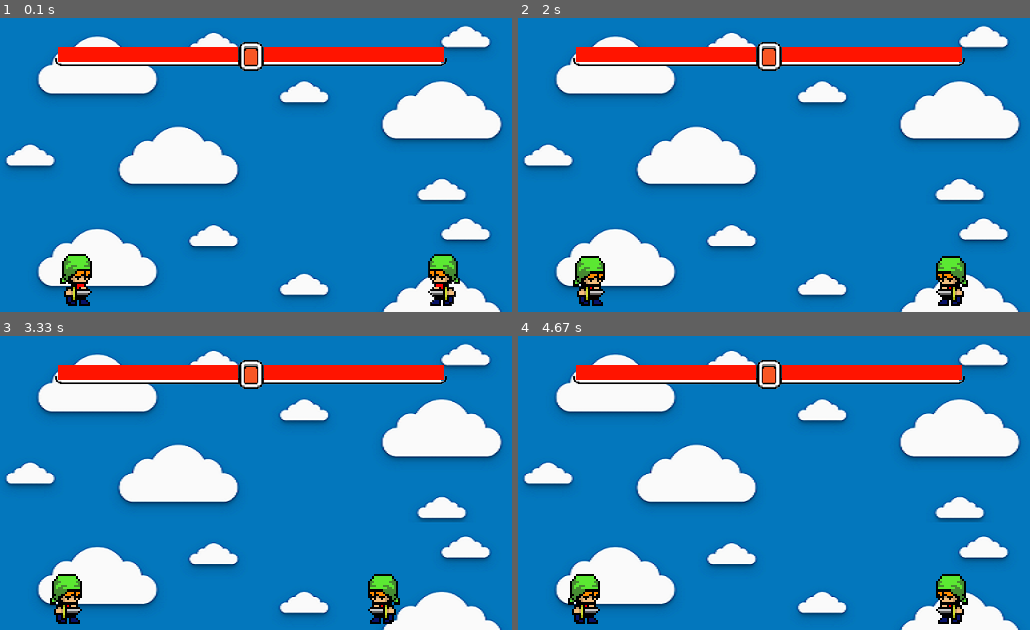
Above: before the commit, frames 1-4 (two rows, left to right).
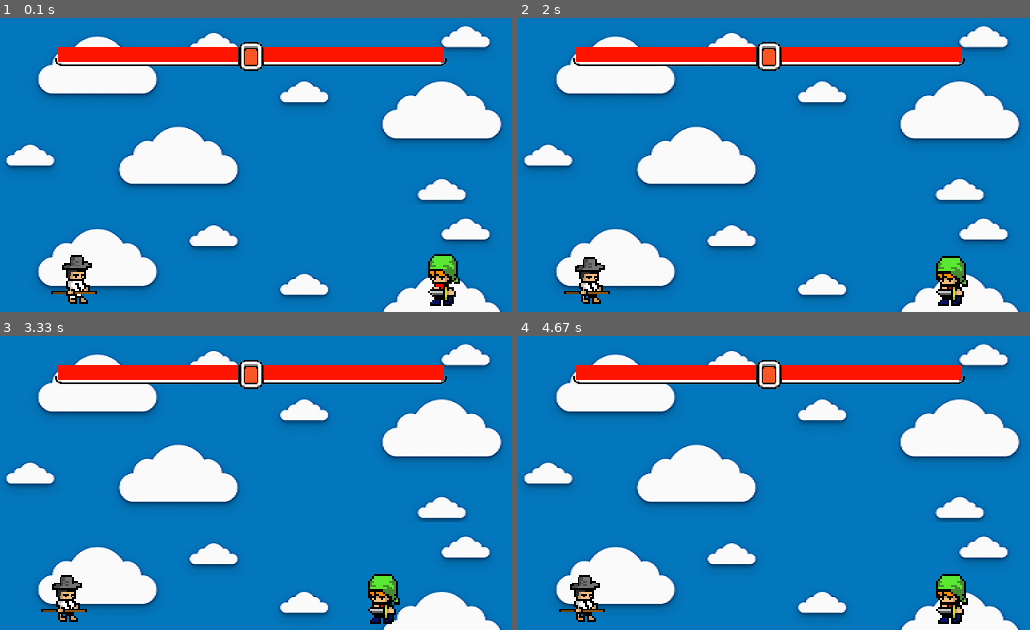
Above: after the commit, the same moments.

Repository: hyunjaesung/2Dfightgame-pythonpygame
Game: pygame game, started from main.py
The game is run twice, just before and just after one commit, with the same random seed, the same clock (stepped at 60 frames per second) and the same inputs.
Inputs:
- Up to frame 1 (0.1 s): no input
- Up to frame 2 (2 s): hold Right 0.33-0.8 s; hold Up 0.83-1.13 s; hold Left from 1.67 s (still down); tap V at 1.82 s
- Up to frame 3 (3.33 s): release Left at 2.2 s; hold Left 2.23-2.63 s; hold Right from 3.07 s (still down); tap V at 3.22 s
- Up to frame 4 (4.67 s): release Right at 3.7 s; hold Left 3.73-4.2 s; hold Right from 4.23 s (still down)

The runs differ from the first frame. In frame 1, 0.8% of the frame differs, in the area x 9-19%, y 80-98%; in frame 2, 0.7%; in frame 3, 0.7%; in frame 4, 0.7%.

Commit message:
version4

Diff:
--- a/gameplay.py
+++ b/gameplay.py
@@ -23,10 +23,7 @@
         self.drawobj = drawobj
 
 
-    def changedrawobj(self, drawobj):
-        self.drawobj = drawobj
-
-#class HealthBar:
+
 
 
 class Environment: #  게임관련 함수와 인자들
Binary file changed: res/attack1.png
Binary file changed: res/defend1.png
Binary file changed: res/hitted1.png
Binary file changed: res/jump1.png
Binary file changed: res/player1.png
Binary file changed: res/player1_2.png
Binary file changed: res/walk1.png
